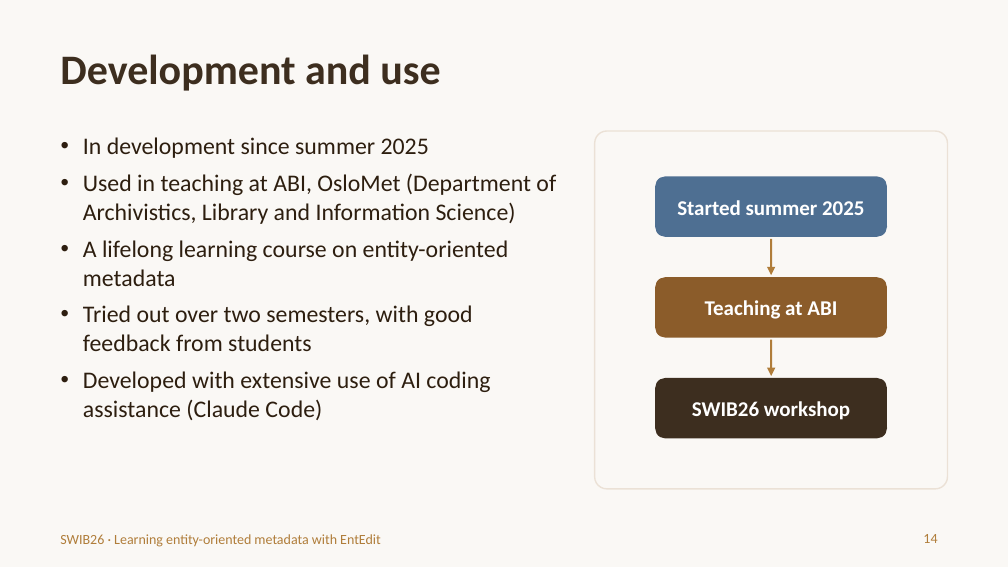
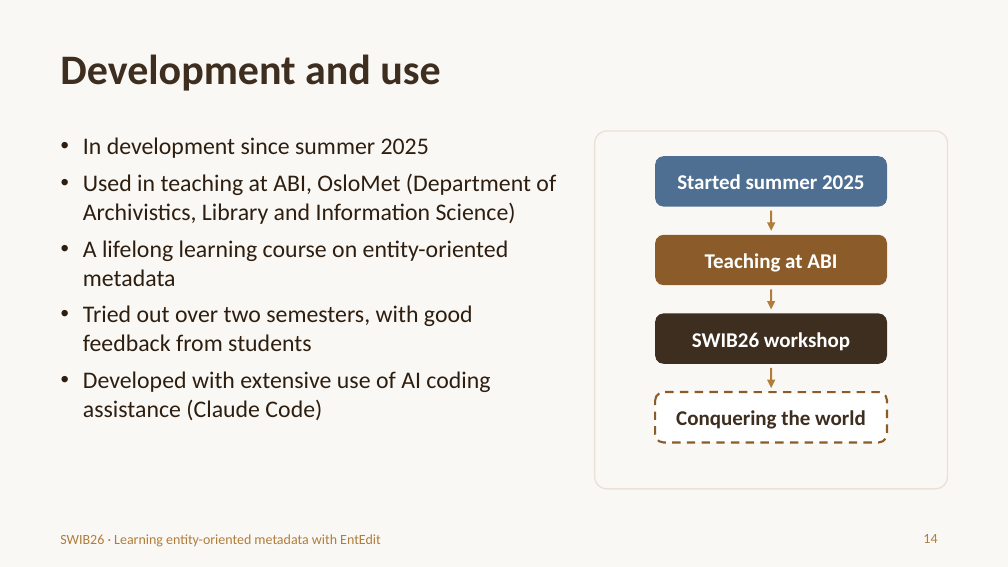
Before and after one commit to trondaal/EntEdit, a slide deck: slide 14 of swib26/EntEdit-SWIB26-introduction.pptx. Drawn at 1008x567 pixels with LibreOffice and Linux fonts; fonts in the diff are those of the drawing. Boxes give left, top, right and bottom in pixels: in the first picture for what was removed or moved away, otherwise in the second. Text is boxed around its words. In the diff, an @@ line names an element or a change of style, - is before the commit and + after.

```diff
--- a/swib26/EntEdit-SWIB26-introduction.pptx
+++ b/swib26/EntEdit-SWIB26-introduction.pptx
@@ text "Started summer 2025": place and size @@
-text "Started summer 2025" at (677,200,865,215)
+text "Started summer 2025" at (677,174,865,189)
@@ rounded rectangle: place and size @@
-rounded rectangle at (655,176,887,237)
+rounded rectangle at (655,156,887,207)
@@ text "Teaching at ABI": place and size @@
-text "Teaching at ABI" at (705,300,837,319)
+text "Teaching at ABI" at (705,253,837,272)
@@ rounded rectangle: place and size @@
-rounded rectangle at (655,277,887,338)
+rounded rectangle at (655,235,887,285)
@@ arrow moved from (771, 239) - (771, 275) to (771, 211) - (771, 231) @@
@@ arrow added from (771, 289) to (771, 309), #B07D3A 1.5 pt @@
@@ text "SWIB26 workshop": place and size @@
-text "SWIB26 workshop" at (692,401,850,420)
+text "SWIB26 workshop" at (692,332,850,351)
@@ rounded rectangle: place and size @@
-rounded rectangle at (655,378,887,438)
+rounded rectangle at (655,313,887,364)
@@ arrow moved from (771, 340) - (771, 376) to (771, 368) - (771, 388) @@
@@ rounded rectangle added at (655,392,887,443), fill #FFFFFF, outline #8B5C2A 1.5 pt dashed @@
@@ text added at (676,410,866,429), 15 pt, text #3D2E1F, bold @@
+Conquering the world
```
Also in this commit, not shown: 5 other slides changed, 1 slide added.
